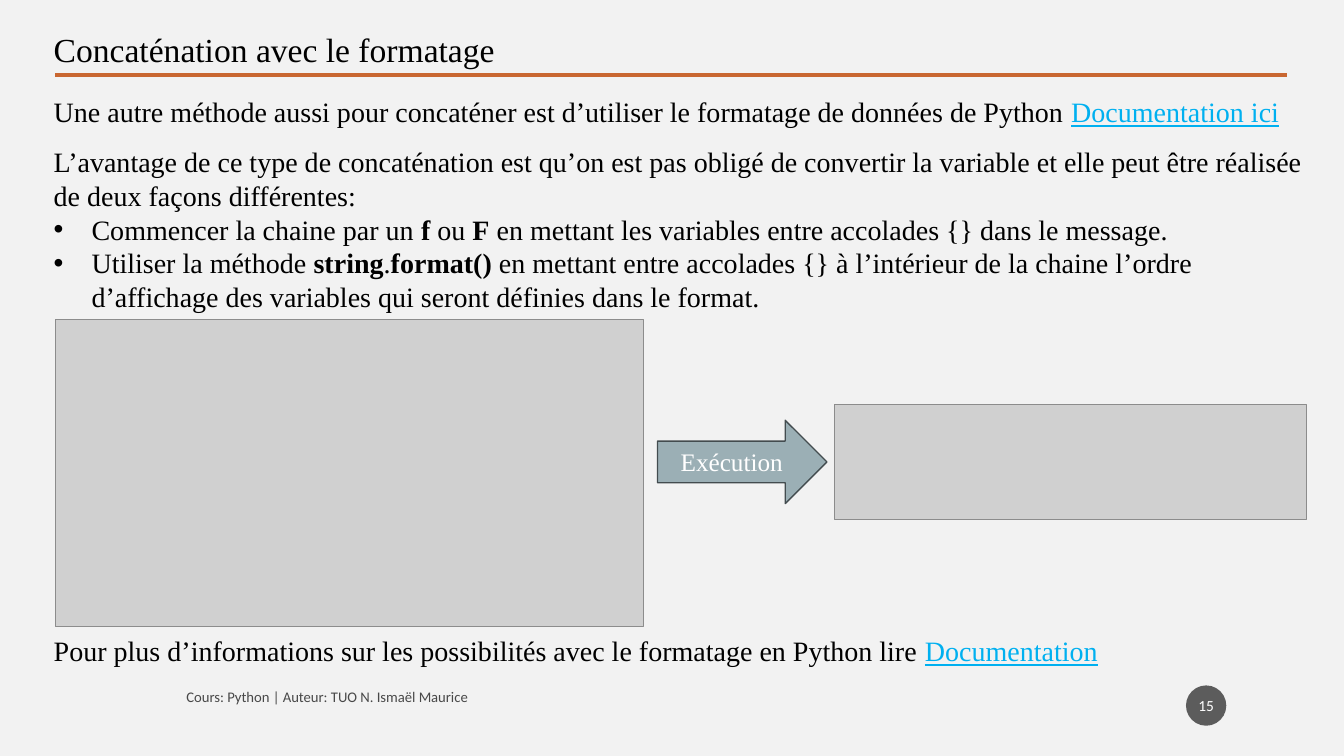
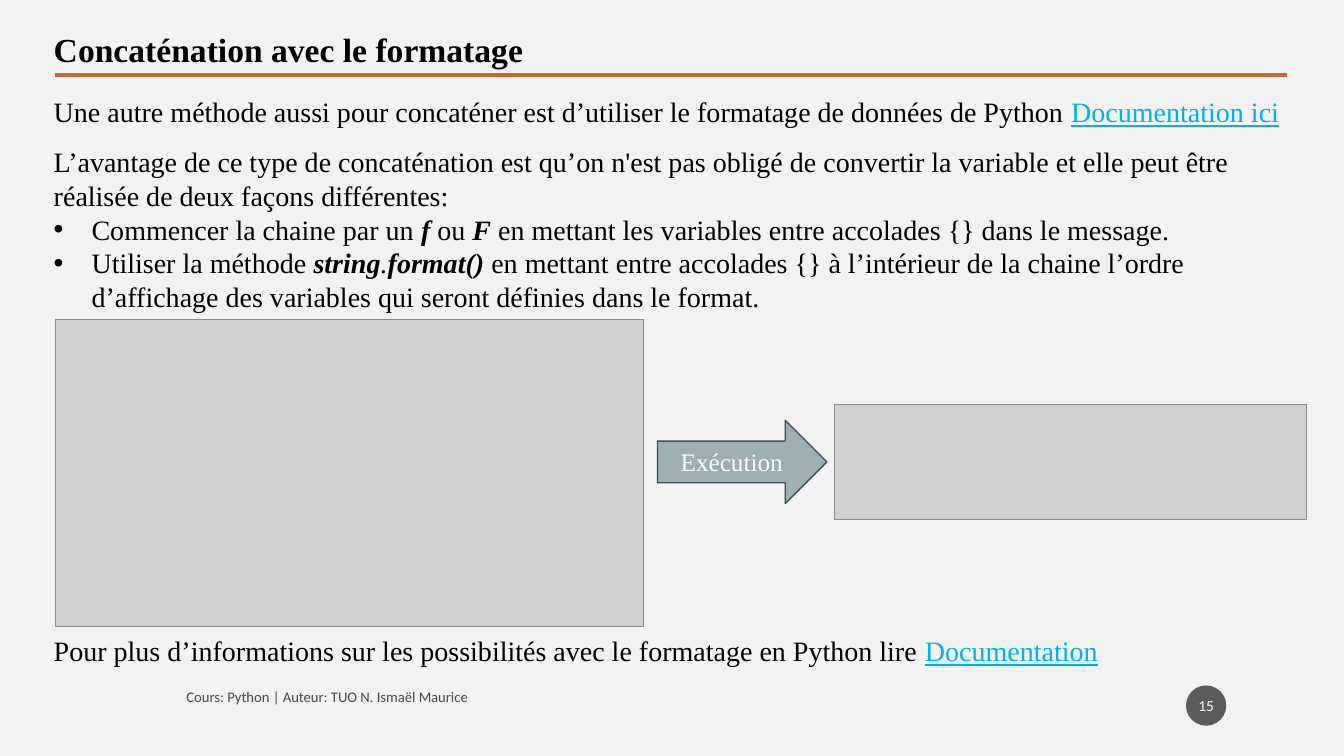
Before and after one commit to tisma95/cours-python, a slide deck: slide 15 of source/Chapitre 4 - Structures répétitives.pptx. Drawn at 1344x756 pixels with LibreOffice and Linux fonts; fonts in the diff are those of the drawing; grey boxes stand for pictures. Boxes give left, top, right and bottom in pixels: in the first picture for what was removed or moved away, otherwise in the second. Text is boxed around its words. In the diff, an @@ line names an element or a change of style, - is before the commit and + after.

```diff
--- a/source/Chapitre 4 - Structures répétitives.pptx
+++ b/source/Chapitre 4 - Structures répétitives.pptx
@@ text "Concaténation avec le formatage" at [54,38,523,69]: bold on @@
@@ text at [54,152,1228,212]: text changed @@
-L’avantage de ce type de concaténation est qu’on est pas obligé de convertir la variable et elle peut être réalisée de deux façons différentes:
+L’avantage de ce type de concaténation est qu’on n'est pas obligé de convertir la variable et elle peut être réalisée de deux façons différentes:
@@ text at [92,220,1184,312]: italic on in "f F", "string.format()" @@
```
Also in this commit, not shown: 19 other slides changed, 13 other files.
